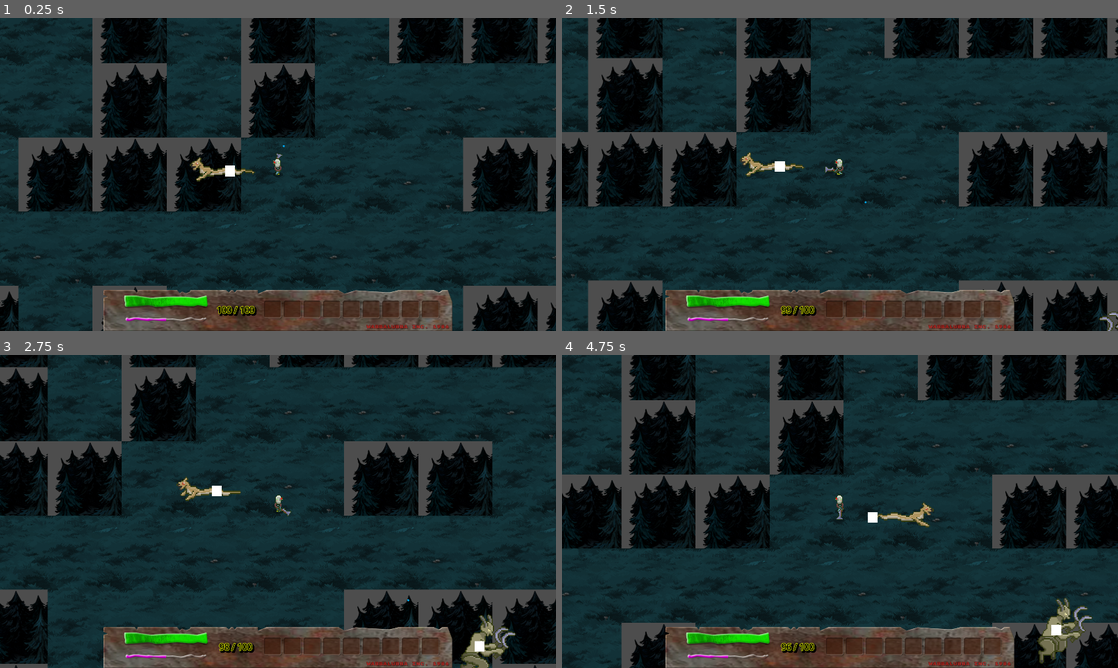
Above: before the commit, frames 1-4 (two rows, left to right).
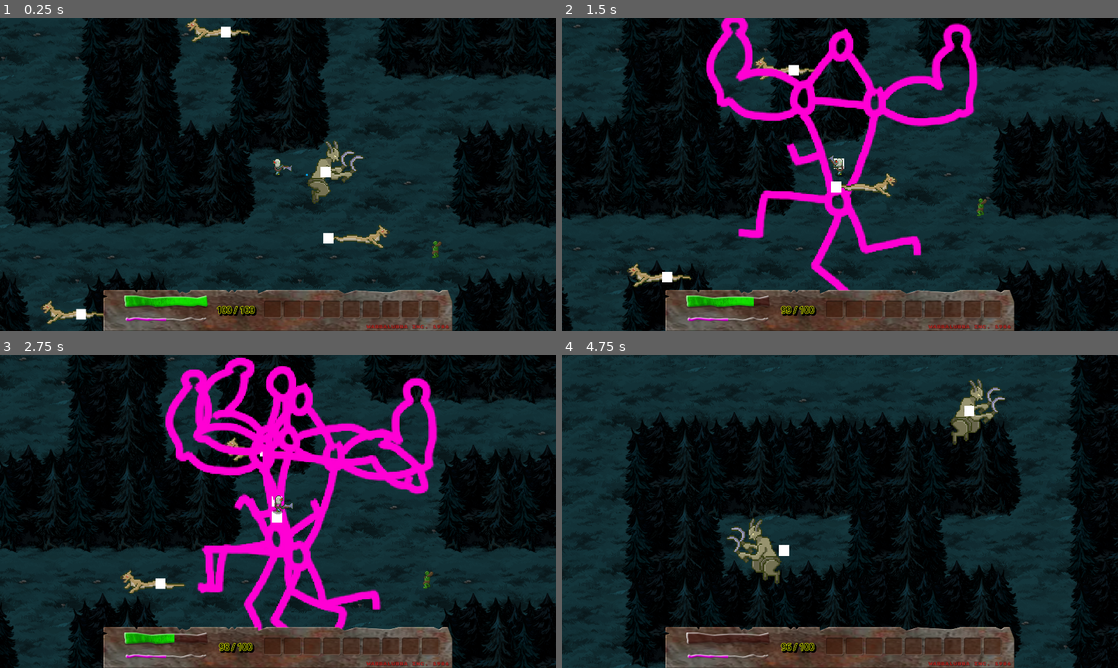
Above: after the commit, the same moments.

Repository: 100-Devs-1-Game/WildJamProject
Game: Godot game, scene res://modules/level/level.tscn
Two runs of this game, one before a commit and one after it. Both use one fixed random seed, a clock stepped at 60 frames per second and the inputs below. This scene is started directly instead of the project's main scene.
Inputs (mouse positions are in pixels of both pictures, inside the frame that each line leads up to):
- Up to frame 1 (0.25 s): no input
- Up to frame 2 (1.5 s): tap Enter at 0.5 s; move the mouse to (962, 158) at 0.52 s; hold D (movement_right) 0.53-1.28 s; hold Space (interact) 0.53-1.28 s; move the mouse to (728, 190) at 1.27 s; hold S (movement_down) from 1.28 s (still down); tap Shift (movement_sprint) at 1.35 s
- Up to frame 3 (2.75 s): move the mouse to (333, 442) at 2.02 s; release S (movement_down) at 2.03 s; hold D (movement_right) from 2.03 s (still down); hold Space (interact) from 2.03 s (still down)
- Up to frame 4 (4.75 s): move the mouse to (812, 574) at 2.77 s; release D (movement_right) at 2.78 s; release Space (interact) at 2.78 s; hold W (movement_up) 2.78-3.53 s; tap Shift (movement_sprint) at 2.85, 4.35 s; move the mouse to (1006, 558) at 3.52 s; hold Space (interact) 3.53-4.28 s; hold A (movement_left) from 3.53 s (still down); move the mouse to (673, 464) at 4.27 s

The runs differ from the first frame. In frame 1, 25% of the frame differs, in the area x 0-100%, y 0-100%; in frame 2, 38%; in frame 3, 51%; in frame 4, 53%.

Commit message:
Move terrain border to separate TileMap

Diff:
--- a/project/modules/level/level.gd
+++ b/project/modules/level/level.gd
@@ -2,12 +2,13 @@
 extends Node2D
 
 const CORPSE_ITEM_COUNT = 5
-const BORDER_TILE_SOURCE_ID = 3
+const NUM_GRASS_VARIATIONS = 3
 const SAFE_ZONE_SOURCE_ID = 4
 
 @export var size: Vector2i = Vector2i(50, 50)
 
 @export var terrain: TileMapLayer
+@export var terrain_border: TileMapLayer
 @export var player_scene: PackedScene
 
 var item_library = []
@@ -42,7 +43,9 @@
 		for y in size.y:
 			var walkable: bool = MazeGenerator.map[x][y]
 			var pos := Vector2i(x, y)
-			terrain.set_cell(pos, randi() % BORDER_TILE_SOURCE_ID if walkable else BORDER_TILE_SOURCE_ID, Vector2.ZERO)
+			terrain.set_cell(pos, randi() % NUM_GRASS_VARIATIONS, Vector2.ZERO)
+			if not walkable:
+				terrain_border.set_cell(pos, 0, Vector2i.ZERO)
 
 	for tile in safezones:
 		terrain.set_cell(tile, SAFE_ZONE_SOURCE_ID, Vector2i.ZERO)
@@ -50,7 +53,7 @@
 func find_nearest_walkable_tile(pos: Vector2)-> Vector2i:
 	var nearest = null
 	for tile in terrain.get_used_cells():
-		if terrain.get_cell_tile_data(tile).get_custom_data("border"):
+		if tile in terrain_border.get_used_cells():
 			continue
 		if not nearest or pos.distance_to(terrain.map_to_local(tile)) < pos.distance_to(terrain.map_to_local(nearest)):
 			nearest= tile
@@ -68,7 +71,7 @@
 		enemies.append(load(enemy_path + "/" + res_file))
 
 	for tile in terrain.get_used_cells():
-		if terrain.get_cell_source_id(tile) < BORDER_TILE_SOURCE_ID:
+		if tile in terrain_border.get_used_cells():
 			continue
 		for enemy in enemies:
 			if randf() * 100 < enemy.spawn_chance:
--- a/project/modules/level/level.tscn
+++ b/project/modules/level/level.tscn
@@ -1,16 +1,32 @@
-[gd_scene load_steps=5 format=3 uid="uid://cs7lmwh0o3s0u"]
+[gd_scene load_steps=8 format=3 uid="uid://cs7lmwh0o3s0u"]
 
 [ext_resource type="Script" uid="uid://bdgvj6g6iojvq" path="res://modules/level/level.gd" id="1_lsyog"]
 [ext_resource type="PackedScene" uid="uid://h2lk2e0pam0g" path="res://modules/player/player.tscn" id="2_hetbt"]
 [ext_resource type="TileSet" uid="uid://o8taylafv3nk" path="res://modules/level/terrain_tile_set.tres" id="3_ktxx3"]
 [ext_resource type="PackedScene" uid="uid://6s5vq2qeopxv" path="res://modules/hud/hud.tscn" id="4_hetbt"]
+[ext_resource type="Texture2D" uid="uid://7462qckh0dm0" path="res://assets/tilemap/dark_forest/forest_border.png" id="4_ktxx3"]
 
-[node name="Level" type="Node2D" node_paths=PackedStringArray("terrain")]
+[sub_resource type="TileSetAtlasSource" id="TileSetAtlasSource_es54h"]
+texture = ExtResource("4_ktxx3")
+texture_region_size = Vector2i(384, 384)
+0:0/0 = 0
+0:0/0/physics_layer_0/polygon_0/points = PackedVector2Array(-128, -128, 128, -128, 128, 128, -128, 128)
+
+[sub_resource type="TileSet" id="TileSet_m45tf"]
+tile_size = Vector2i(256, 256)
+physics_layer_0/collision_layer = 2
+sources/0 = SubResource("TileSetAtlasSource_es54h")
+
+[node name="Level" type="Node2D" node_paths=PackedStringArray("terrain", "terrain_border")]
 script = ExtResource("1_lsyog")
 terrain = NodePath("Terrain")
+terrain_border = NodePath("Terrain Border")
 player_scene = ExtResource("2_hetbt")
 
 [node name="Terrain" type="TileMapLayer" parent="."]
 tile_set = ExtResource("3_ktxx3")
 
+[node name="Terrain Border" type="TileMapLayer" parent="."]
+tile_set = SubResource("TileSet_m45tf")
+
 [node name="Hud" parent="." instance=ExtResource("4_hetbt")]
--- a/project/modules/level/terrain_tile_set.tres
+++ b/project/modules/level/terrain_tile_set.tres
@@ -1,9 +1,8 @@
-[gd_resource type="TileSet" load_steps=11 format=3 uid="uid://o8taylafv3nk"]
+[gd_resource type="TileSet" load_steps=9 format=3 uid="uid://o8taylafv3nk"]
 
 [ext_resource type="Texture2D" uid="uid://wgxu371svj7a" path="res://assets/tilemap/dark_forest/ground_tile_forest.png" id="1_c27w2"]
 [ext_resource type="Texture2D" uid="uid://ddxbiuy8h5xfc" path="res://assets/tilemap/dark_forest/ground_tile_forest_2.png" id="2_wot7k"]
 [ext_resource type="Texture2D" uid="uid://cda1dv18ntql7" path="res://assets/tilemap/dark_forest/ground_tile_forest_3.png" id="3_qtvd6"]
-[ext_resource type="Texture2D" uid="uid://7462qckh0dm0" path="res://assets/tilemap/dark_forest/forest_border.png" id="4_qyqqg"]
 [ext_resource type="Texture2D" uid="uid://cx38e3i56ehqr" path="res://assets/tilemap/dark_forest/radio_tower.png" id="5_wot7k"]
 
 [sub_resource type="TileSetAtlasSource" id="TileSetAtlasSource_xgu0i"]
@@ -21,13 +20,6 @@
 texture_region_size = Vector2i(256, 256)
 0:0/0 = 0
 
-[sub_resource type="TileSetAtlasSource" id="TileSetAtlasSource_8rxff"]
-texture = ExtResource("4_qyqqg")
-texture_region_size = Vector2i(256, 256)
-0:0/0 = 0
-0:0/0/physics_layer_0/polygon_0/points = PackedVector2Array(-128, -128, 128, -128, 128, 128, -128, 128)
-0:0/0/custom_data_0 = true
-
 [sub_resource type="TileSetAtlasSource" id="TileSetAtlasSource_qtvd6"]
 texture = ExtResource("5_wot7k")
 texture_region_size = Vector2i(256, 256)
@@ -37,10 +29,7 @@
 [resource]
 tile_size = Vector2i(256, 256)
 physics_layer_0/collision_layer = 2
-custom_data_layer_0/name = "border"
-custom_data_layer_0/type = 1
 sources/0 = SubResource("TileSetAtlasSource_xgu0i")
 sources/1 = SubResource("TileSetAtlasSource_8t3po")
 sources/2 = SubResource("TileSetAtlasSource_g0o67")
-sources/3 = SubResource("TileSetAtlasSource_8rxff")
 sources/4 = SubResource("TileSetAtlasSource_qtvd6")
